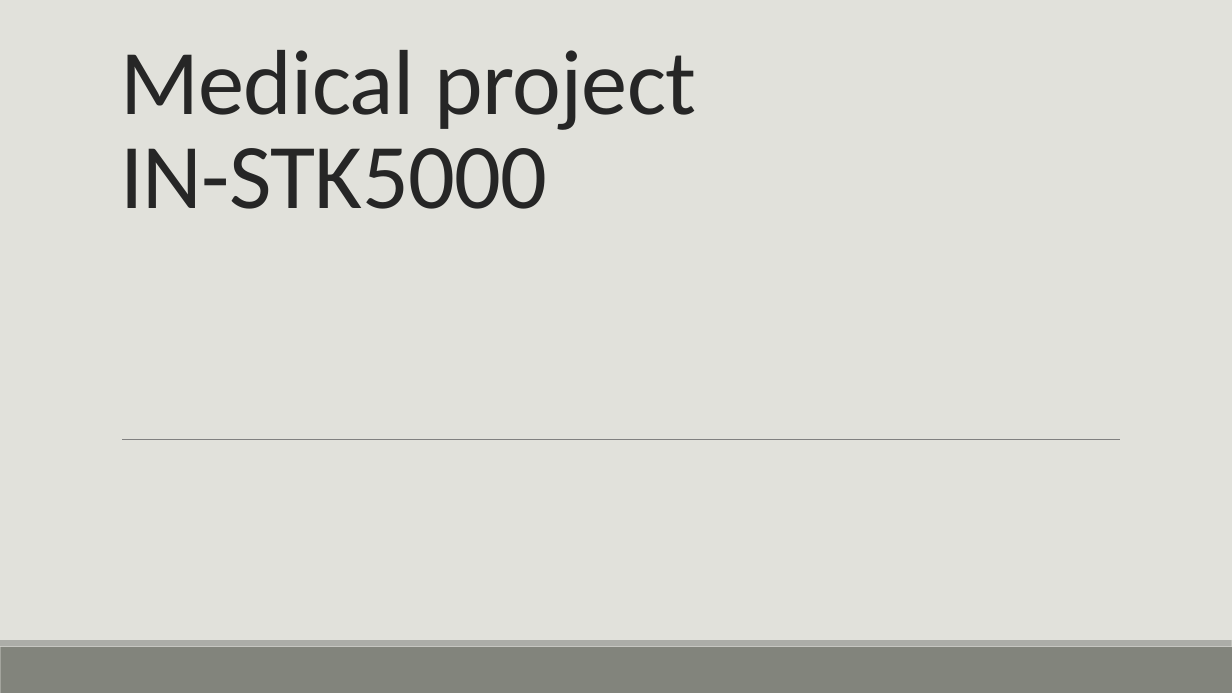
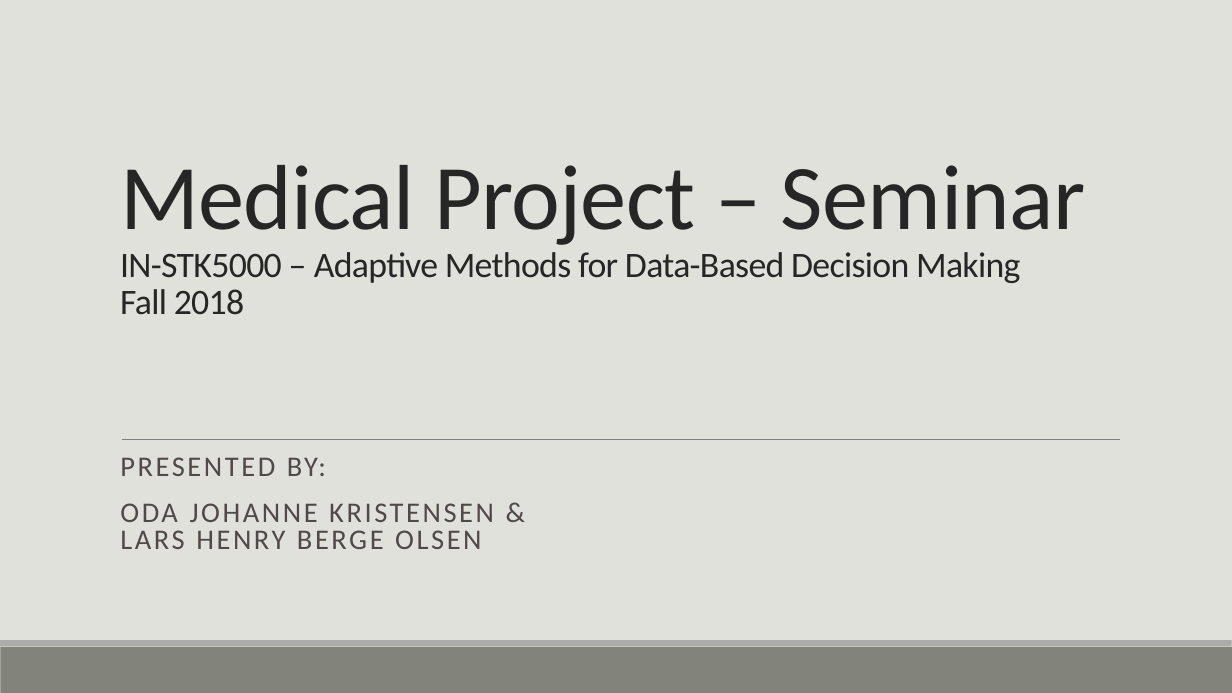
Before and after one commit to lholsen96/ml-society-science, a slide deck: slide 1 of src/project2/Part3/Medical project.pptx. Drawn at 1232x693 pixels with LibreOffice and Linux fonts; fonts in the diff are those of the drawing. Boxes give left, top, right and bottom in pixels: in the first picture for what was removed or moved away, otherwise in the second. Text is boxed around its words. In the diff, an @@ line names an element or a change of style, - is before the commit and + after.

```diff
--- a/src/project2/Part3/Medical project.pptx
+++ b/src/project2/Part3/Medical project.pptx
@@ title at (120, 165, 1085, 315): text changed; size 72 to 27.9 pt @@
-Medical project
-IN-STK5000
+Medical Project – Seminar
+IN-STK5000 – Adaptive Methods for Data-Based Decision Making Fall 2018
@@ subtitle added at (120, 457, 494, 549), 22.2 pt, text #514949 @@
+PRESENTED BY:
+ODA JOHANNE KRISTENSEN &
+LARS HENRY BERGE OLSEN
```
Also in this commit, not shown: 2 other slides changed, 1 slide added, 4 slides removed.
